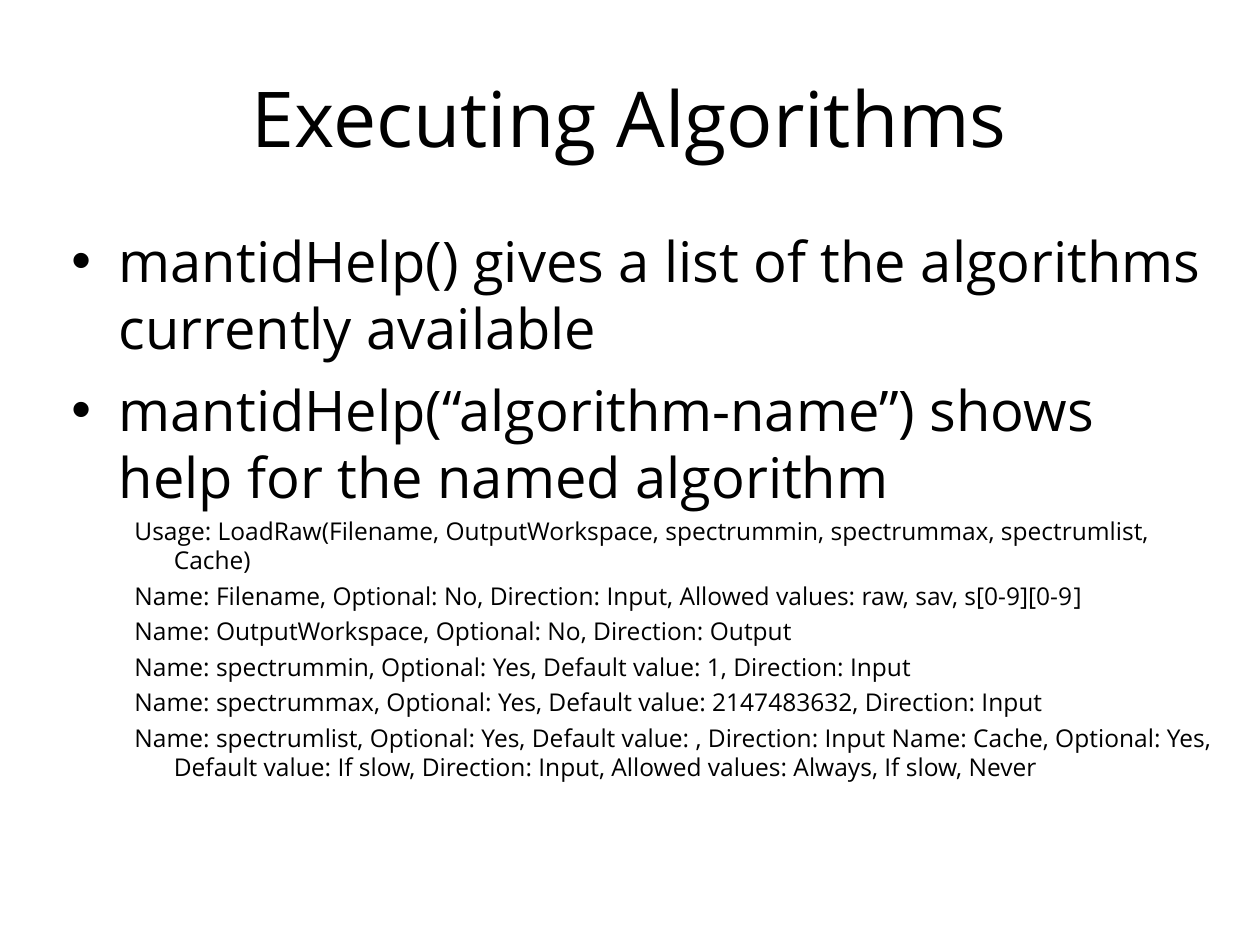
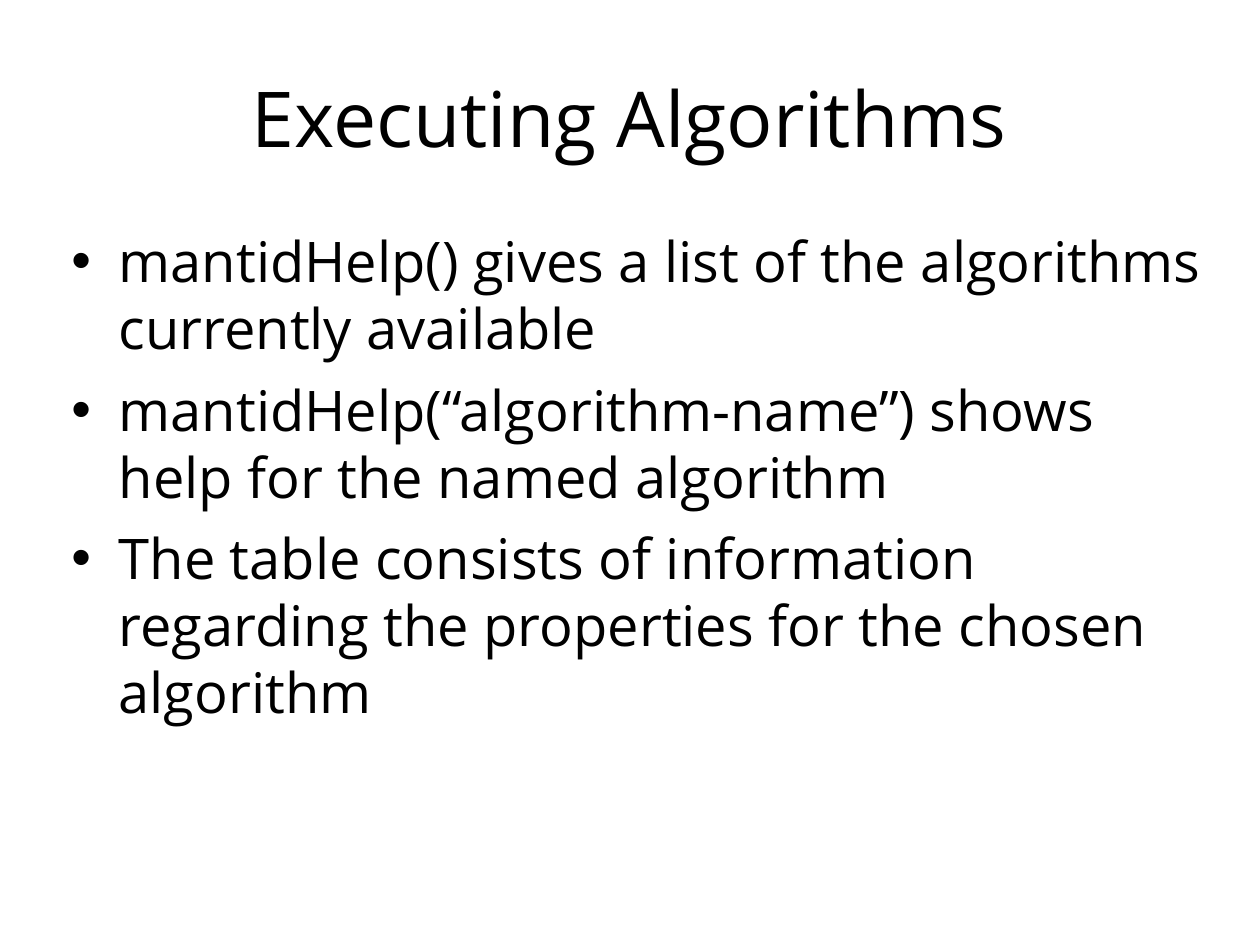
Before and after one commit to mantidproject/documents, a slide deck: slide 6 of Presentations/Python training course/Python in Mantid.ppt. Drawn at 1260x945 pixels with LibreOffice and Linux fonts; fonts in the diff are those of the drawing; background and template pictures are left out. Boxes give left, top, right and bottom in pixels: in the first picture for what was removed or moved away, otherwise in the second. Text is boxed around its words. In the diff, an @@ line names an element or a change of style, - is before the commit and + after.

```diff
--- a/Presentations/Python training course/Python in Mantid.ppt
+++ b/Presentations/Python training course/Python in Mantid.ppt
@@ text at (119, 536, 1146, 727): text changed; size 14 to 32 pt @@
-  Usage: LoadRaw(Filename, OutputWorkspace, spectrummin, spectrummax, spectrumlist, Cache)
-  Name: Filename, Optional: No, Direction: Input, Allowed values: raw, sav, s[0-9][0-9]
-  Name: OutputWorkspace, Optional: No, Direction: Output
-  Name: spectrummin, Optional: Yes, Default value: 1, Direction: Input
-  Name: spectrummax, Optional: Yes, Default value: 2147483632, Direction: Input
-  Name: spectrumlist, Optional: Yes, Default value: , Direction: Input Name: Cache, Optional: Yes, Default value: If slow, Direction: Input, Allowed values: Always, If slow, Never
+• The table consists of information regarding the properties for the chosen algorithm
```
Also in this commit, not shown: 10 other slides changed, 4 slides added, 3 other files.
